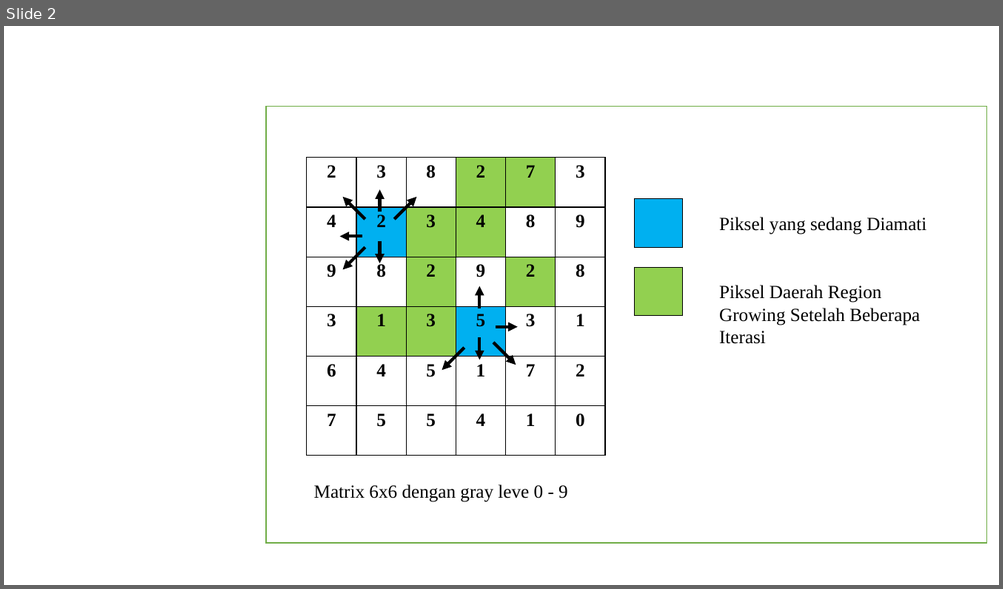
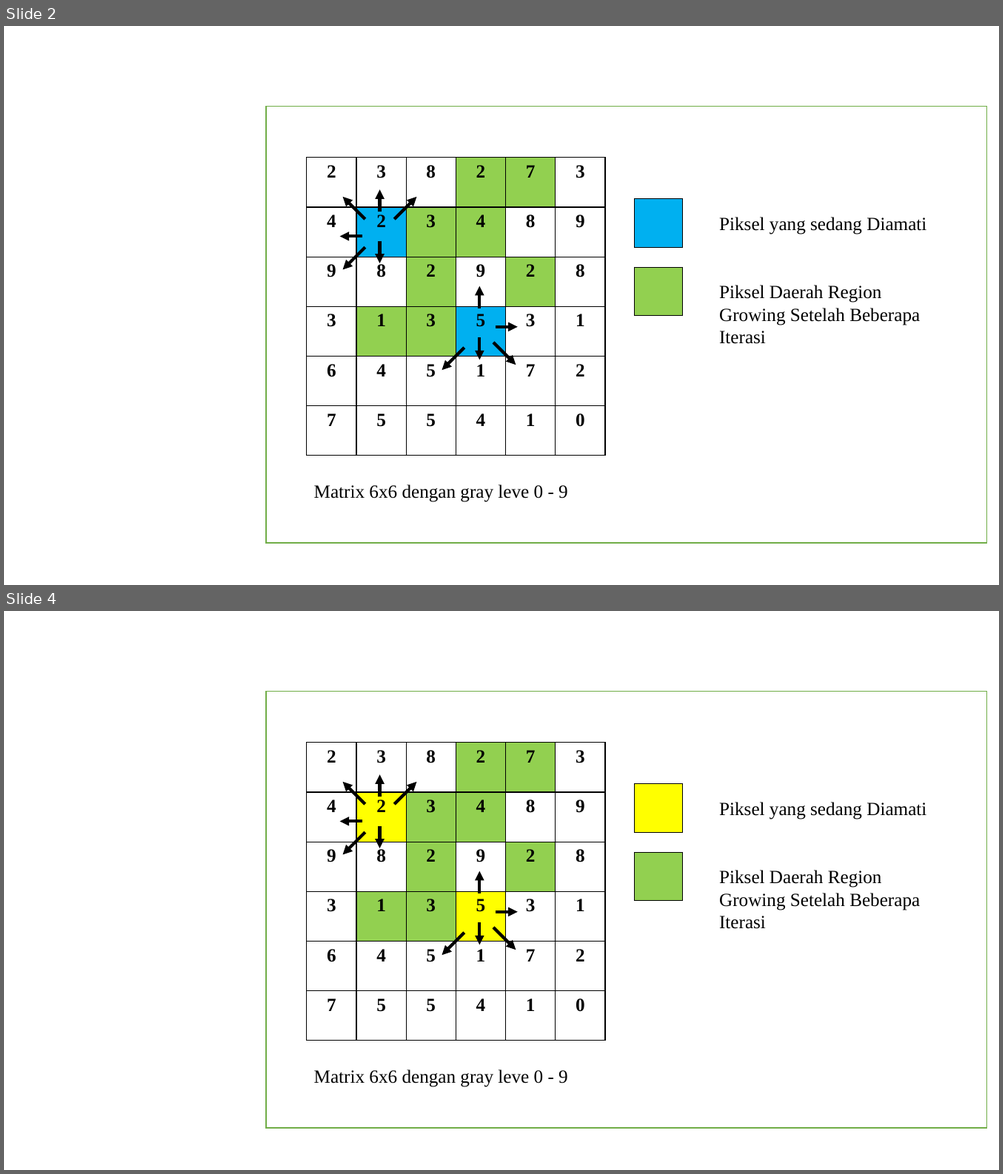
Before and after one commit to hamdimuzakkiy/bukuTA, a slide deck: source/region growing.pptx. Shown one above the other, each under a label of ours: slide 2 before the commit, slides 2 and 4 after it; the slides between them are not shown. The pictures are 1003x589 and 1003x1174 pixels, drawn with LibreOffice and Linux fonts; fonts in the diff are those of the drawing. Boxes give left, top, right and bottom in pixels: in the first picture for what was removed or moved away, otherwise in the second. Text is boxed around its words. In the diff, an @@ line names an element or a change of style, - is before the commit and + after.

```diff
--- a/source/region growing.pptx
+++ b/source/region growing.pptx
@@ slide 4 added at (4,611,999,1170), background #FFFFFF @@
@@ rectangle added at (266,692,987,1129), fill #FFFFFF, outline #70AD47 1 pt @@
@@ table added at (307,742,607,1041), 6 rows, 6 columns @@
+2 | 3 | 8 | 2 | 7 | 3
+4 | 2 | 3 | 4 | 8 | 9
+9 | 8 | 2 | 9 | 2 | 8
+3 | 1 | 3 | 5 | 3 | 1
+6 | 4 | 5 | 1 | 7 | 2
+7 | 5 | 5 | 4 | 1 | 0
@@ arrow added from (365, 804) to (343, 782), #000000 3 pt @@
@@ arrow added from (380, 797) to (380, 775), #000000 3 pt @@
@@ arrow added from (394, 804) to (417, 782), #000000 3 pt @@
@@ table added at (634,784,683,832), 1 rows, 1 columns @@
+
@@ text added at (719,802,926,820), 18 pt, text #000000 @@
+Piksel yang sedang Diamati
@@ arrow added from (362, 821) to (340, 821), #000000 3 pt @@
@@ arrow added from (365, 832) to (343, 855), #000000 3 pt @@
@@ arrow added from (380, 826) to (380, 849), #000000 3 pt @@
@@ table added at (634,853,683,901), 1 rows, 1 columns @@
+
@@ arrow added from (479, 894) to (479, 871), #000000 3 pt @@
@@ text added at (719,870,919,929), 18 pt, text #000000 @@
+Piksel Daerah Region Growing Setelah Beberapa Iterasi
@@ arrow added from (495, 912) to (518, 912), #000000 3 pt @@
@@ arrow added from (464, 934) to (442, 956), #000000 3 pt @@
@@ arrow added from (479, 923) to (479, 945), #000000 3 pt @@
@@ arrow added from (493, 928) to (516, 951), #000000 3 pt @@
@@ text added at (314,1070,568,1088), 18 pt, text #000000 @@
+Matrix 6x6 dengan gray leve 0 - 9
```
Also in this commit, not shown: 1 other slide added, 19 other files.
